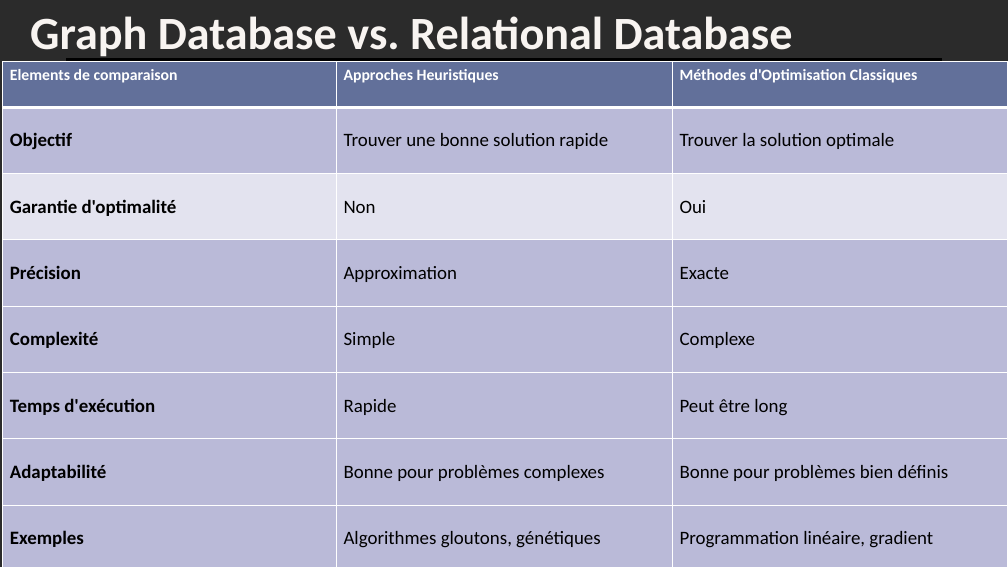
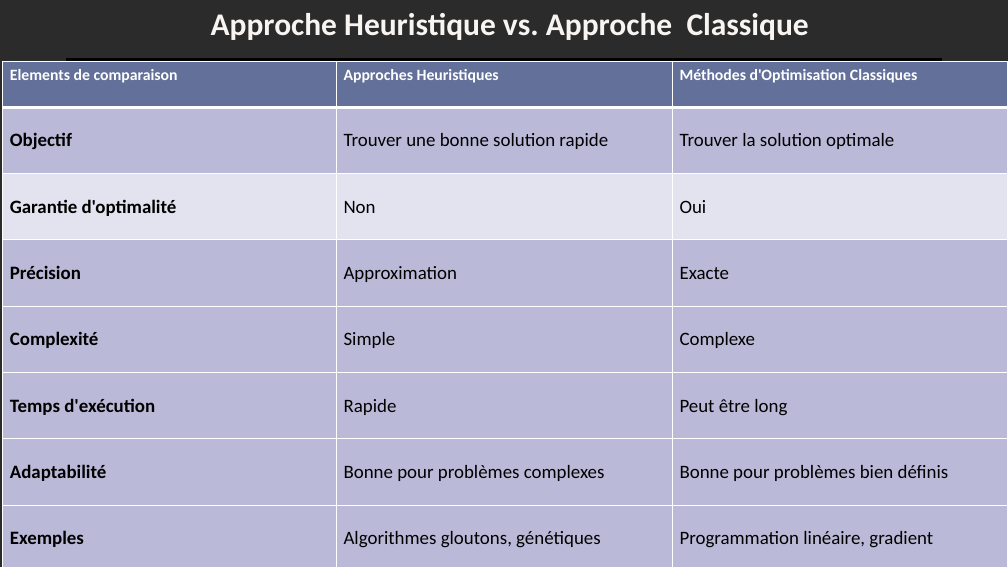
Before and after one commit to NANKENGDJIMYDAMESSE/RecherchesEreiLab, a slide deck: slide 14 of Presentation.pptx (slide 10 before the commit). Drawn at 1008x567 pixels with LibreOffice and Linux fonts; fonts in the diff are those of the drawing; background and template pictures are left out; a plain dark background stands for a picture behind light text. Boxes give left, top, right and bottom in pixels: in the first picture for what was removed or moved away, otherwise in the second. Text is boxed around its words. In the diff, an @@ line names an element or a change of style, - is before the commit and + after.

```diff
--- a/Presentation.pptx
+++ b/Presentation.pptx
@@ text at <box>211,13,809,40</box>: text changed; size 44 to 30 pt @@
-Graph Database vs. Relational Database
+Approche Heuristique vs. Approche Classique
```
Also in this commit, not shown: 1 other slide changed, 4 slides added, 1 slide removed, 1 other file.
